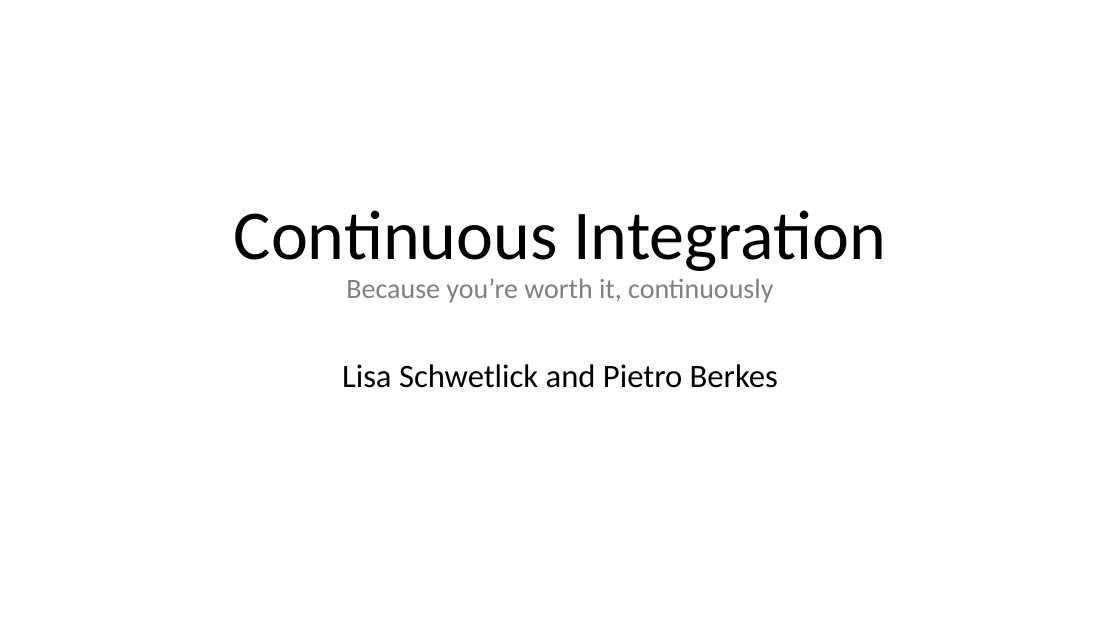
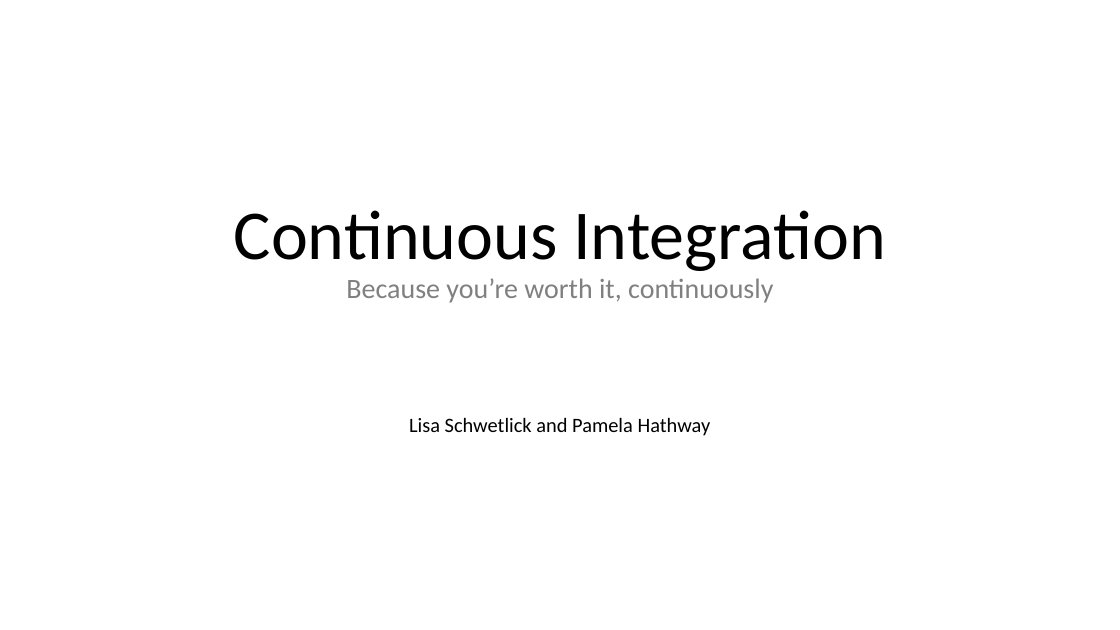
Before and after one commit to ASPP/testing_debugging_profiling, a slide deck: slide 1 of continuous_integration.pptx. Drawn at 1120x630 pixels with LibreOffice and Linux fonts; fonts in the diff are those of the drawing. Boxes give left, top, right and bottom in pixels: in the first picture for what was removed or moved away, otherwise in the second. Text is boxed around its words. In the diff, an @@ line names an element or a change of style, - is before the commit and + after.

```diff
--- a/continuous_integration.pptx
+++ b/continuous_integration.pptx
@@ subtitle at (409,417,711,436): text changed; size 28 to 17.5 pt @@
-Lisa Schwetlick and Pietro Berkes
+Lisa Schwetlick and Pamela Hathway
```
Also in this commit, not shown: 15 other slides changed.
